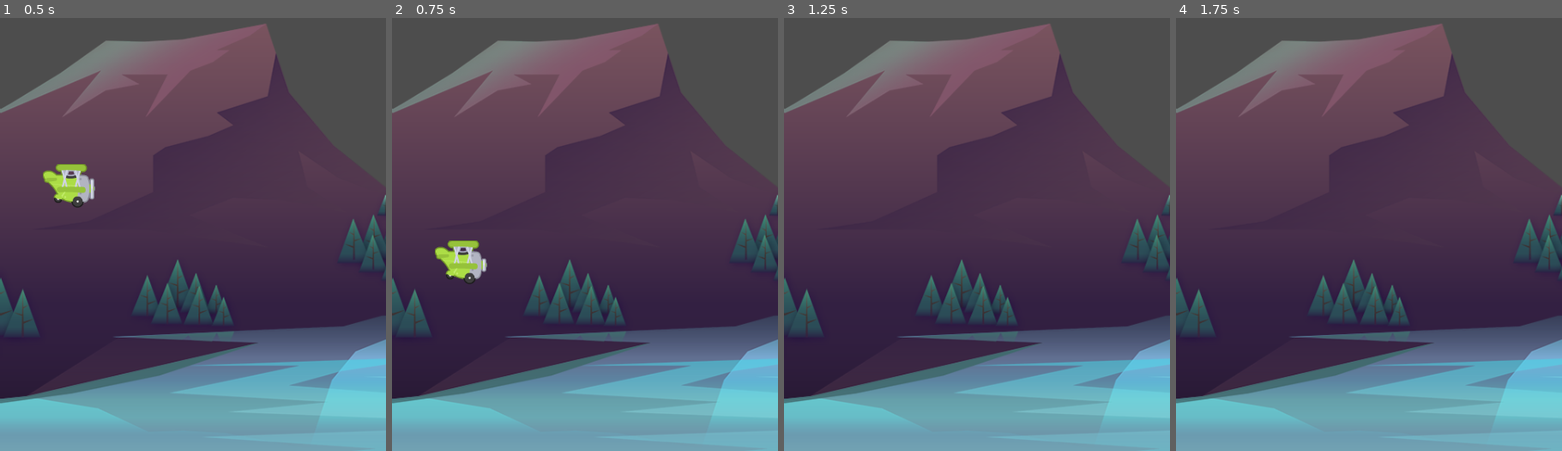
Above: before the commit, frames 1-4 (left to right).
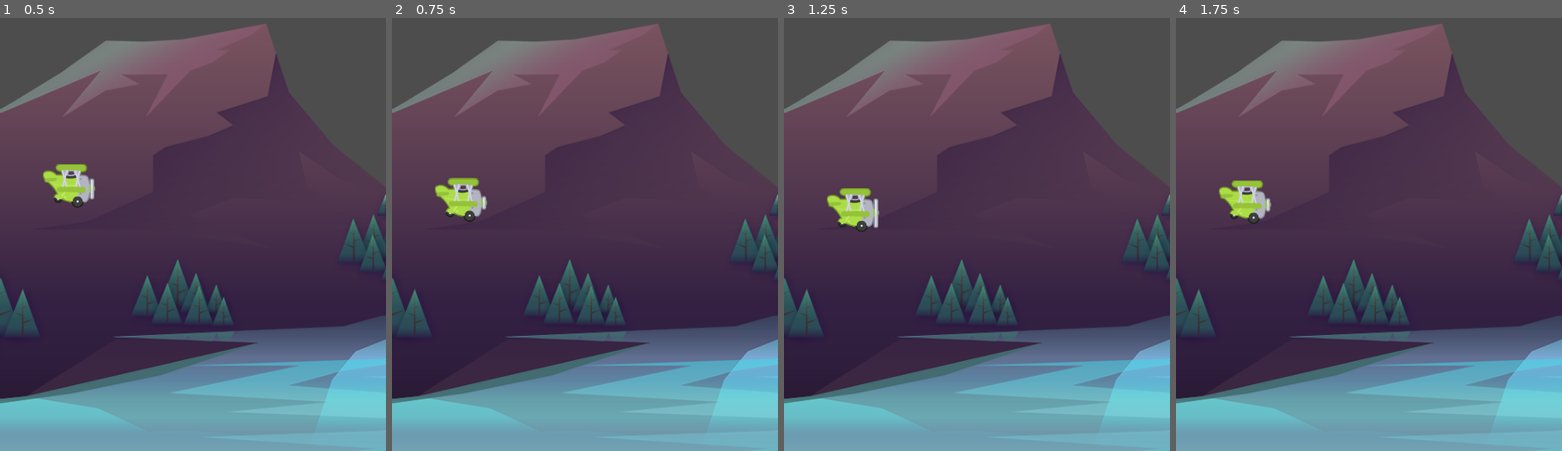
Above: after the commit, the same moments.

Repository: Havolt/tappy-plane
Game: Godot game, scene res://scenes/game/game.tscn
Two runs of this game, one before a commit and one after it. Both use one fixed random seed, a clock stepped at 60 frames per second and the inputs below.
Inputs:
- Up to frame 1 (0.5 s): no input
- Up to frame 2 (0.75 s): tap Space (fly, bound only after the commit) at 0.6 s
- Up to frame 3 (1.25 s): no input
- Up to frame 4 (1.75 s): tap Space (fly, bound only after the commit) at 1.35 s

Frame 1 is identical in both runs. In frame 2, 1.7% of the frame differs, in the area x 11-25%, y 36-62%; in frame 3, 0.9%; in frame 4, 0.9%.

Commit message:
Add thrust ability to plane

Diff:
--- a/project.godot
+++ b/project.godot
@@ -23,6 +23,15 @@
 window/size/window_height_override=1281
 window/stretch/mode="canvas_items"
 
+[input]
+
+fly={
+"deadzone": 0.5,
+"events": [Object(InputEventKey,"resource_local_to_scene":false,"resource_name":"","device":-1,"window_id":0,"alt_pressed":false,"shift_pressed":false,"ctrl_pressed":false,"meta_pressed":false,"pressed":false,"keycode":0,"physical_keycode":32,"key_label":0,"unicode":32,"location":0,"echo":false,"script":null)
+, Object(InputEventMouseButton,"resource_local_to_scene":false,"resource_name":"","device":-1,"window_id":0,"alt_pressed":false,"shift_pressed":false,"ctrl_pressed":false,"meta_pressed":false,"button_mask":1,"position":Vector2(159, 17),"global_position":Vector2(168, 63),"factor":1.0,"button_index":1,"canceled":false,"pressed":true,"double_click":false,"script":null)
+]
+}
+
 [rendering]
 
 renderer/rendering_method="mobile"
--- a/scenes/plane/plane.gd
+++ b/scenes/plane/plane.gd
@@ -1,7 +1,7 @@
 extends CharacterBody2D
 
 const GRAVITY: float = 600.0
-
+const THRUST: float = -200.0
 
 func _ready() -> void:
 	pass
@@ -12,6 +12,10 @@
 
 	velocity.y += GRAVITY * delta
 
-	print(velocity)
+	fly()
 
 	move_and_slide()
+
+func fly() -> void:
+	if Input.is_action_just_pressed("fly"):
+		velocity.y = THRUST
